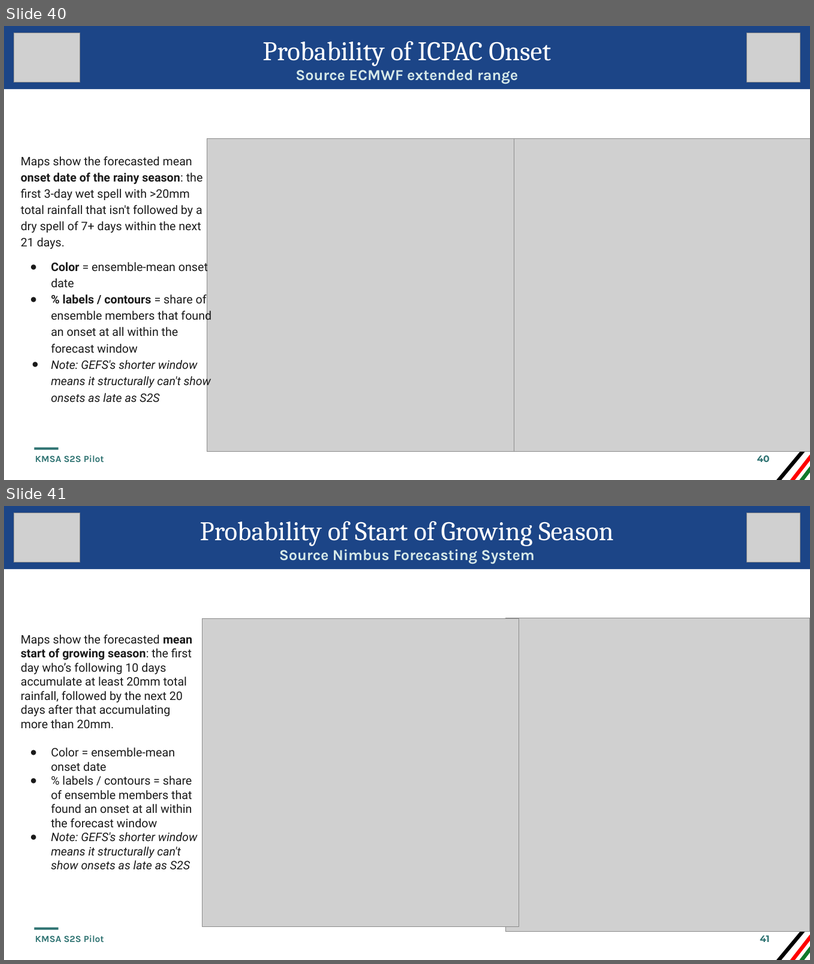
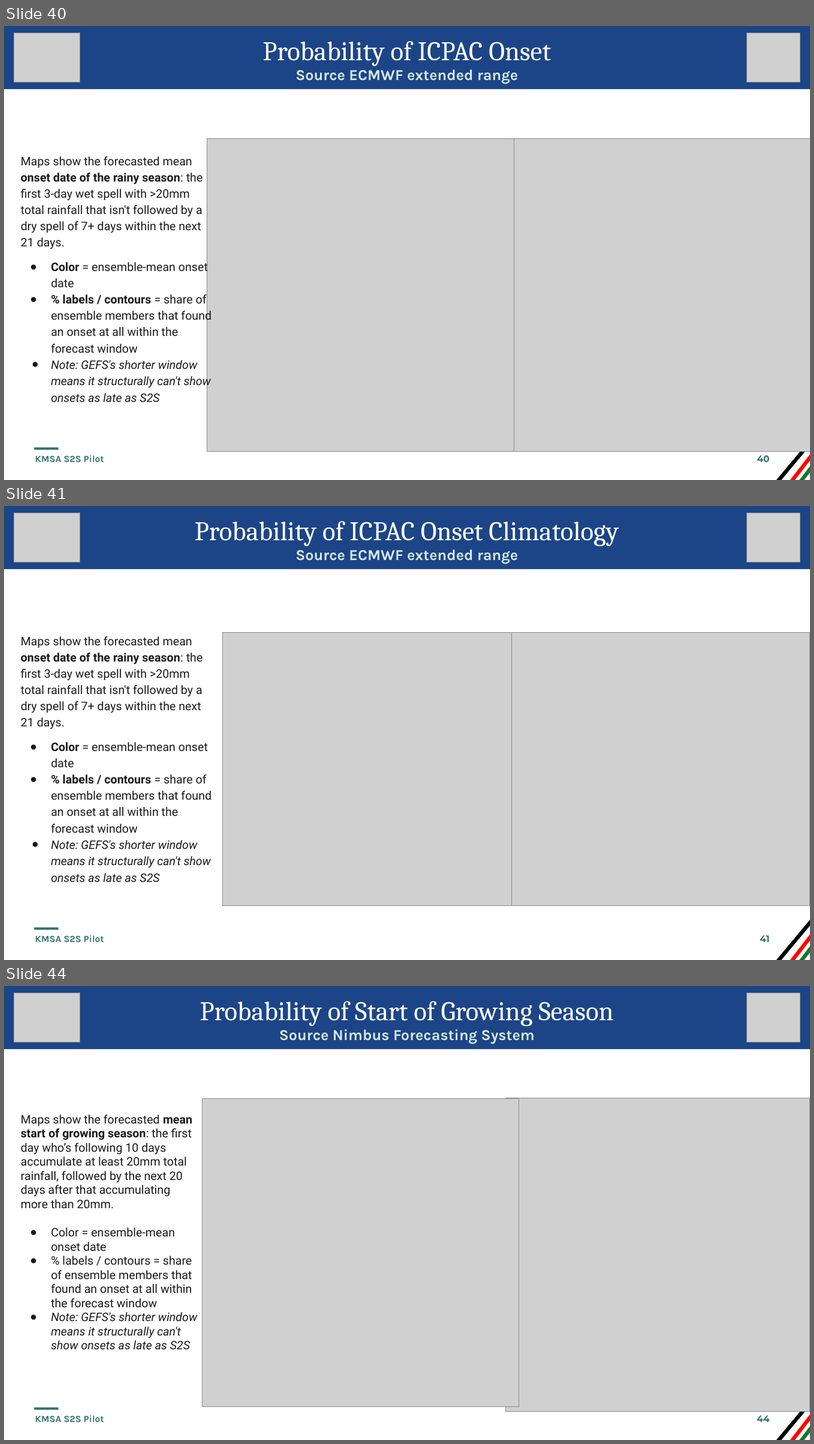
Before and after one commit to alecjong-lab/ECMWF-S2S4AFRICA, a slide deck: WeatherbriefingKenya_template3.pptx. Shown one above the other, each under a label of ours: slides 40 and 41 before the commit, slides 40, 41 and 44 after it; the slides between them are not shown. The pictures are 814x964 and 814x1444 pixels, drawn with LibreOffice and Linux fonts; fonts in the diff are those of the drawing; grey boxes stand for pictures; background and template pictures are left out. Boxes give left, top, right and bottom in pixels: in the first picture for what was removed or moved away, otherwise in the second. Text is boxed around its words. In the diff, an @@ line names an element or a change of style, - is before the commit and + after.

Commit message:
Add climatology onset briefings
Adds new onset and wet-spell climatology visuals to the Kenya weather briefing deck, including ECMWF/GEFS 10 mm variants and reforecast-archive climatology plots. Updates the PPT template to include the new slide objects and marks those climatology images as optional in the briefing pipeline so the email still sends if archive fetches are missing. Also refreshes the rainfall onset climatology titles to show the current calendar date instead of reforecast counts.

```diff
--- a/WeatherbriefingKenya_template3.pptx
+++ b/WeatherbriefingKenya_template3.pptx
@@ slide 41 added at [4, 506, 810, 960], background #FFFFFF; not listed: 5 template elements that a slide beside it also shows @@
@@ title added at [4, 506, 810, 569], fill #1C4587, 32 pt, text #FFFFFF @@
+Probability of ICPAC Onset Climatology
@@ picture added at [14, 513, 80, 562] @@
@@ picture added at [747, 513, 801, 562] @@
@@ subtitle added at [296, 549, 518, 564], 18 pt, text #D7EAE9, bold @@
+Source ECMWF extended range
@@ text added at [21, 636, 212, 882], 14 pt, text #1A1A1A @@
+Maps show the forecasted mean onset date of the rainy season: the first 3-day wet spell with >20mm total rainfall that isn't followed by a dry spell of 7+ days within the next 21 days.
+● Color = ensemble-mean onset date
+● % labels / contours = share of ensemble members that found an onset at all within the forecast window
+● Note: GEFS's shorter window means it structurally can't show onsets as late as S2S
@@ picture added at [222, 633, 512, 905] @@
@@ picture added at [512, 633, 810, 905] @@
@@ page number added at [760, 935, 770, 942], 11 pt, text #2F7372, bold @@
+41
@@ what was slide 41 is now slide 44 @@
@@ page number at [757, 1415, 770, 1422]: text changed @@
-41
+44
```
Also in this commit, not shown: 1 slide changed, 4 other slides added, 2 other files.
